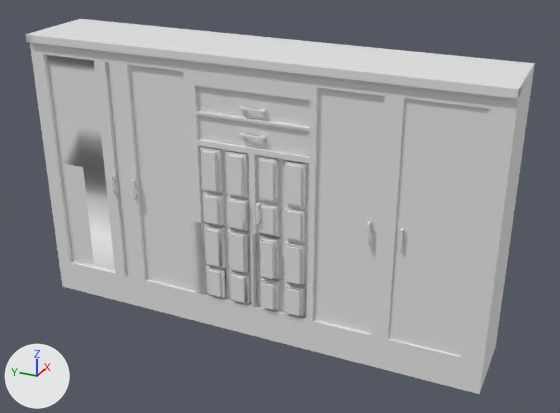
An edit to the OBJ model cw 9/models/obiekty/wardrobe/wardrobe.obj, drawn before and after from the same camera.
The view is the same before and after, from a 50 mm lens placed at (-2.45, -0.13, 2.53), pointed at (2.7, 2.19, -0.04). Lighting does not change. The marker at lower left points along +X, +Y and +Z. Materials are left out; every surface is plain grey. Where no turn or scale is listed for an object, it has been applied to the vertices. Vertices at the same position are counted once.

Names of what the first picture shows: 'Cube.006_Cube.007'.
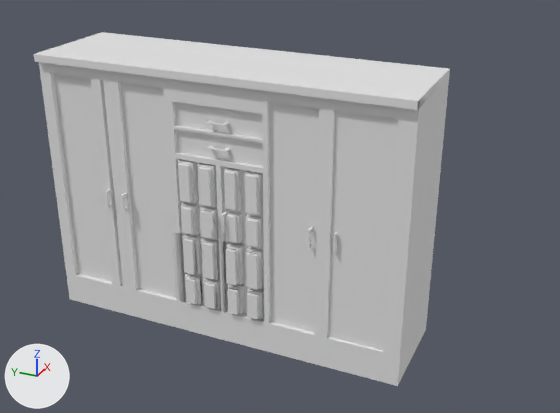
Commit message: Change problematic wardrobe model

Edits to the bpy script that builds the scene:
```text
Change me_cube_006_cube_007:
    used by ob_cube_006_cube_007; location = (0.0, 0.0, 0.0)
    remove me_cube_006_cube_007.from_pydata(...)  # 1725 vertices, 1703 faces; spans x 2.4..3.11, y 0.44..4.29, z -1.14..1.2
    add me_cube_006_cube_007.from_pydata(...)  # 1725 vertices, 1703 faces; spans x 2.2..3.09, y 1.02..4.06, z -1.12..1.11
    me_cube_006_cube_007 part 1: the loose piece of 24 vertices spanning x 2.4..2.45, y 2.35..2.37, z -0.07..0.09 is moved by (-0.19, 0.08, -0.03)
    me_cube_006_cube_007 part 2: the loose piece of 1075 vertices spanning x 2.41..3.11, y 0.44..4.29, z -1.14..1.2 is scaled about its middle by (1.25, 0.79, 0.95), then moved by (-0.11, 0.17, -0.03)
    me_cube_006_cube_007 part 3: the loose piece of 24 vertices spanning x 2.4..2.46, y 3.58..3.59, z -0.07..0.09 is moved by (-0.19, -0.09, -0.03)
    me_cube_006_cube_007 part 4: the loose piece of 24 vertices spanning x 2.4..2.45, y 3.37..3.39, z -0.07..0.09 is moved by (-0.19, -0.04, -0.03)
    me_cube_006_cube_007 part 5: the loose piece of 24 vertices spanning x 2.41..2.47, y 1.36..1.38, z -0.07..0.09 is moved by (-0.17, 0.19, -0.03)
    me_cube_006_cube_007 part 6: the loose piece of 24 vertices spanning x 2.4..2.45, y 2.24..2.26, z -0.07..0.09 is moved by (-0.17, -0.5, -0.03)
    me_cube_006_cube_007 part 7: the loose piece of 24 vertices spanning x 2.42..2.48, y 2.2..2.4, z 0.61..0.62 is scaled about its middle by (1.25, 0.79, 0.95), then moved by (-0.19, 0.18, -0.06)
    me_cube_006_cube_007 part 8: the loose piece of 24 vertices spanning x 2.42..2.48, y 2.2..2.4, z 0.82..0.83 is scaled about its middle by (1.25, 0.79, 0.95), then moved by (-0.19, 0.18, -0.07)
    me_cube_006_cube_007 part 9: the loose piece of 24 vertices spanning x 2.43..2.48, y 1.11..1.13, z -0.07..0.09 is moved by (-0.22, 1.41, -0.03)
    me_cube_006_cube_007 part 10: 457 vertices removed from x 2.41..2.59, y 1.84..2.77, z -0.87..-0.19; 457 vertices added at x 2.21..2.44, y 2.12..2.86, z -0.86..-0.21
```

Location of each change, [x1, y1, x2, y2] in pixels of the pictures (560 x 413 px; the box of a moved part takes in the faces that stretch with it):
'Cube.006_Cube.007', reshaped (18% narrower)
    before: [25, 19, 535, 394]
    after: [34, 32, 450, 386]
part 1 of me_cube_006_cube_007, moved or reshaped
    before: [242, 199, 248, 221]
    after: [221, 211, 227, 233]
part 2 of me_cube_006_cube_007, moved or reshaped
    before: [25, 19, 535, 394]
    after: [34, 32, 450, 386]
part 3 of me_cube_006_cube_007, moved or reshaped
    before: [110, 175, 116, 195]
    after: [105, 189, 112, 209]
part 4 of me_cube_006_cube_007, moved or reshaped
    before: [130, 179, 137, 199]
    after: [121, 193, 128, 213]
part 5 of me_cube_006_cube_007, moved or reshaped
    before: [365, 222, 371, 245]
    after: [333, 232, 337, 254]
part 6 of me_cube_006_cube_007, moved or reshaped
    before: [256, 202, 261, 224]
    after: [307, 227, 313, 249]
part 7 of me_cube_006_cube_007, moved or reshaped
    before: [238, 133, 266, 140]
    after: [207, 146, 230, 153]
part 8 of me_cube_006_cube_007, moved or reshaped
    before: [238, 106, 266, 113]
    after: [206, 120, 229, 127]
part 9 of me_cube_006_cube_007, moved or reshaped
    before: [399, 228, 404, 250]
    after: [210, 209, 217, 231]
part 10 of me_cube_006_cube_007, moved or reshaped
    before: [201, 221, 308, 316]
    after: [180, 233, 264, 320]
